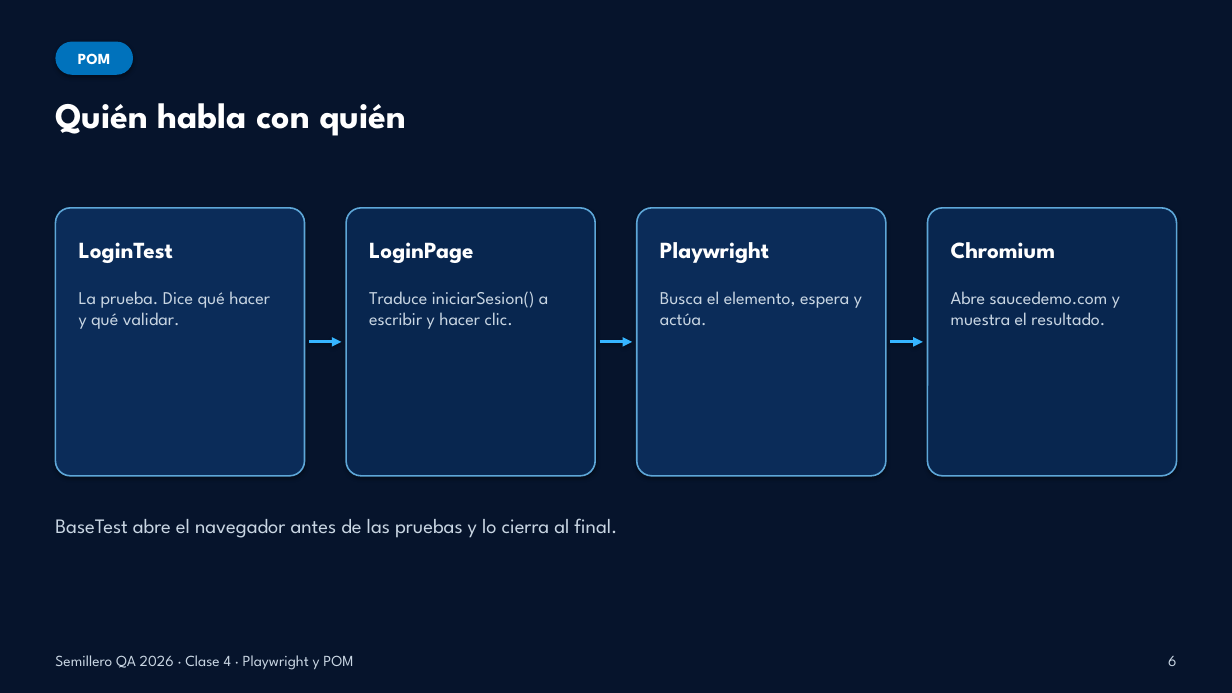
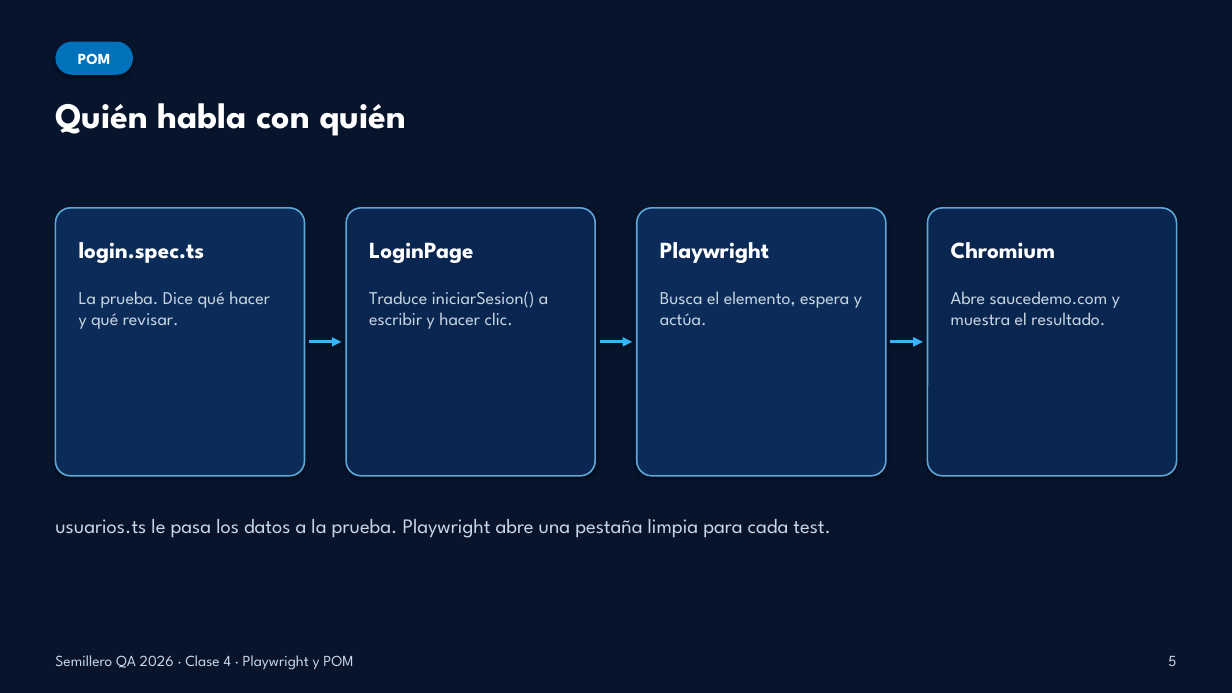
Before and after one commit to dzapbeta/semillero2026, a slide deck: slide 5 of material-de-apoyo/Clase4_Presentacion_Playwright_POM.pptx (slide 6 before the commit). Drawn at 1232x693 pixels with LibreOffice and Linux fonts; fonts in the diff are those of the drawing. Boxes give left, top, right and bottom in pixels: in the first picture for what was removed or moved away, otherwise in the second. Text is boxed around its words. In the diff, an @@ line names an element or a change of style, - is before the commit and + after.

```diff
--- a/material-de-apoyo/Clase4_Presentacion_Playwright_POM.pptx
+++ b/material-de-apoyo/Clase4_Presentacion_Playwright_POM.pptx
@@ text at box(79, 242, 205, 263): text changed @@
-LoginTest
+login.spec.ts
@@ text at box(79, 291, 270, 329): text changed @@
-La prueba. Dice qué hacer y qué validar.
+La prueba. Dice qué hacer y qué revisar.
@@ text at box(55, 519, 831, 538): text changed @@
-BaseTest abre el navegador antes de las pruebas y lo cierra al final.
+usuarios.ts le pasa los datos a la prueba. Playwright abre una pestaña limpia para cada test.
@@ text at box(1168, 656, 1176, 666): text changed @@
-6
+5
```
Also in this commit, not shown: 7 other slides changed, 2 slides added, 2 slides removed, 19 other files.
